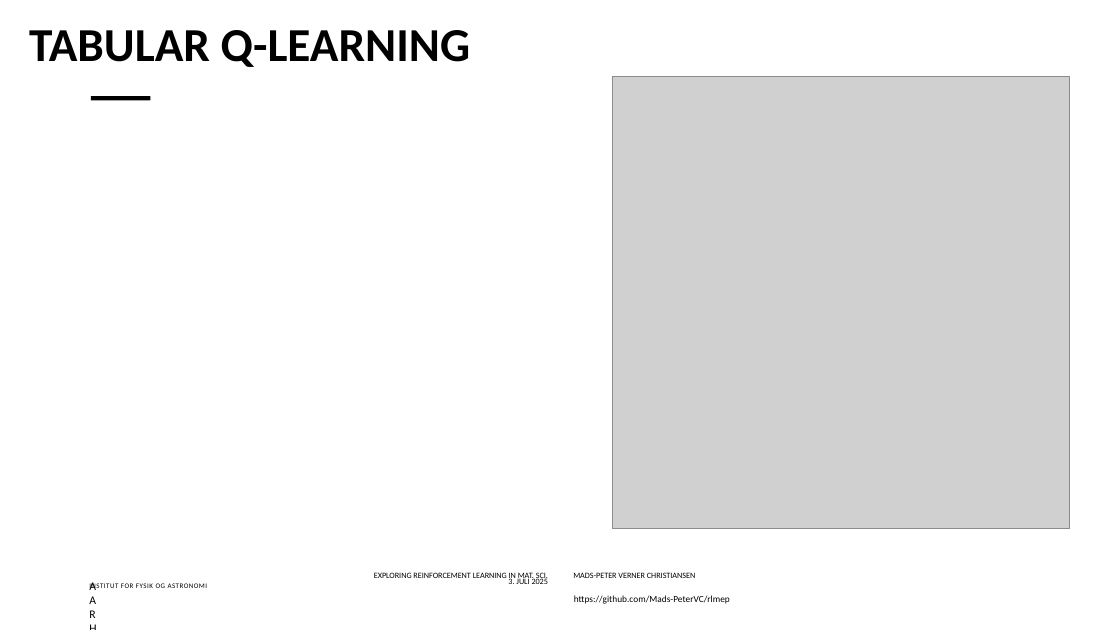
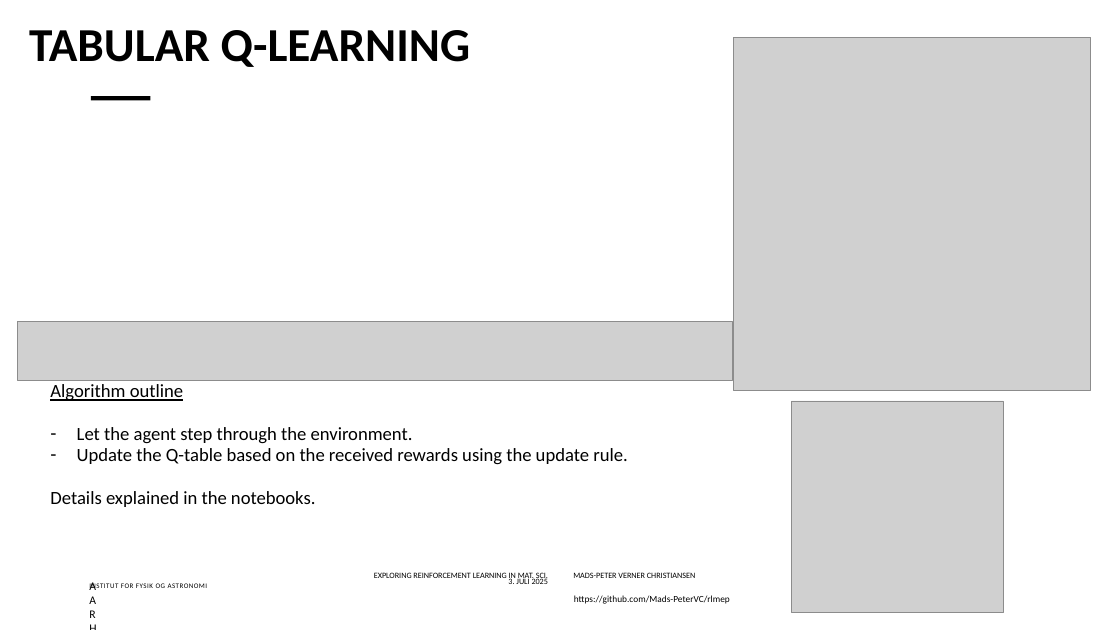
Before and after one commit to Mads-PeterVC/rlmep, a slide deck: slide 20 of slides/slides.pptx. Drawn at 1120x630 pixels with LibreOffice and Linux fonts; fonts in the diff are those of the drawing; grey boxes stand for pictures; background and template pictures are left out. Boxes give left, top, right and bottom in pixels: in the first picture for what was removed or moved away, otherwise in the second. Text is boxed around its words. In the diff, an @@ line names an element or a change of style, - is before the commit and + after.

```diff
--- a/slides/slides.pptx
+++ b/slides/slides.pptx
@@ picture: place and size @@
-picture at (613,77,1069,528)
+picture at (734,37,1091,391)
@@ picture added at (18,322,732,381) @@
@@ text added at (50,384,627,507), 16 pt, text #000000 @@
+Algorithm outline
+– Let the agent step through the environment.
+– Update the Q-table based on the received rewards using the update rule.
+Details explained in the notebooks.
@@ picture added at (791,401,1003,613) @@
```
Also in this commit, not shown: 3 other slides changed, 4 slides added, 1 slide removed, 1 other file.
